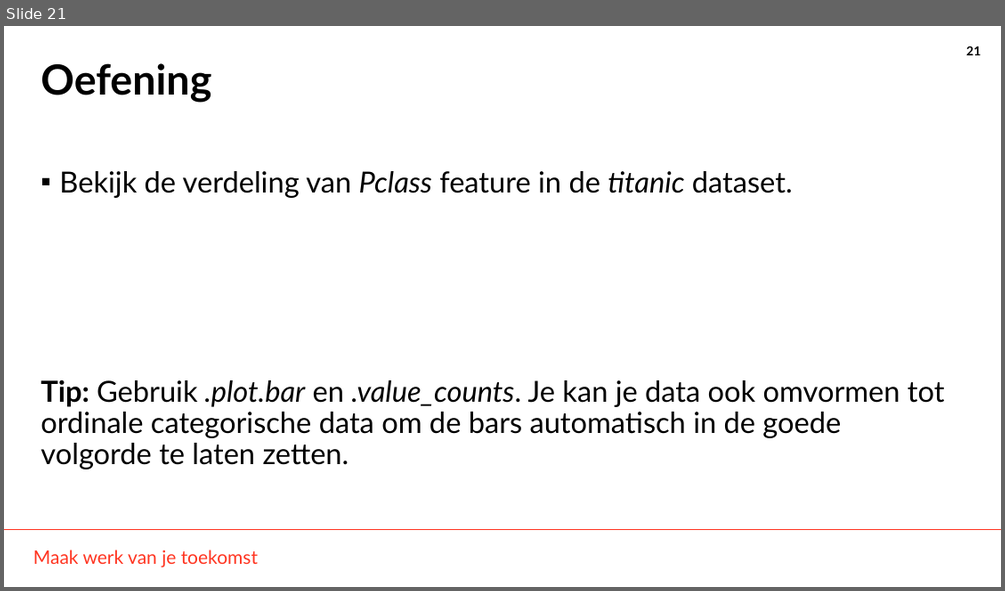
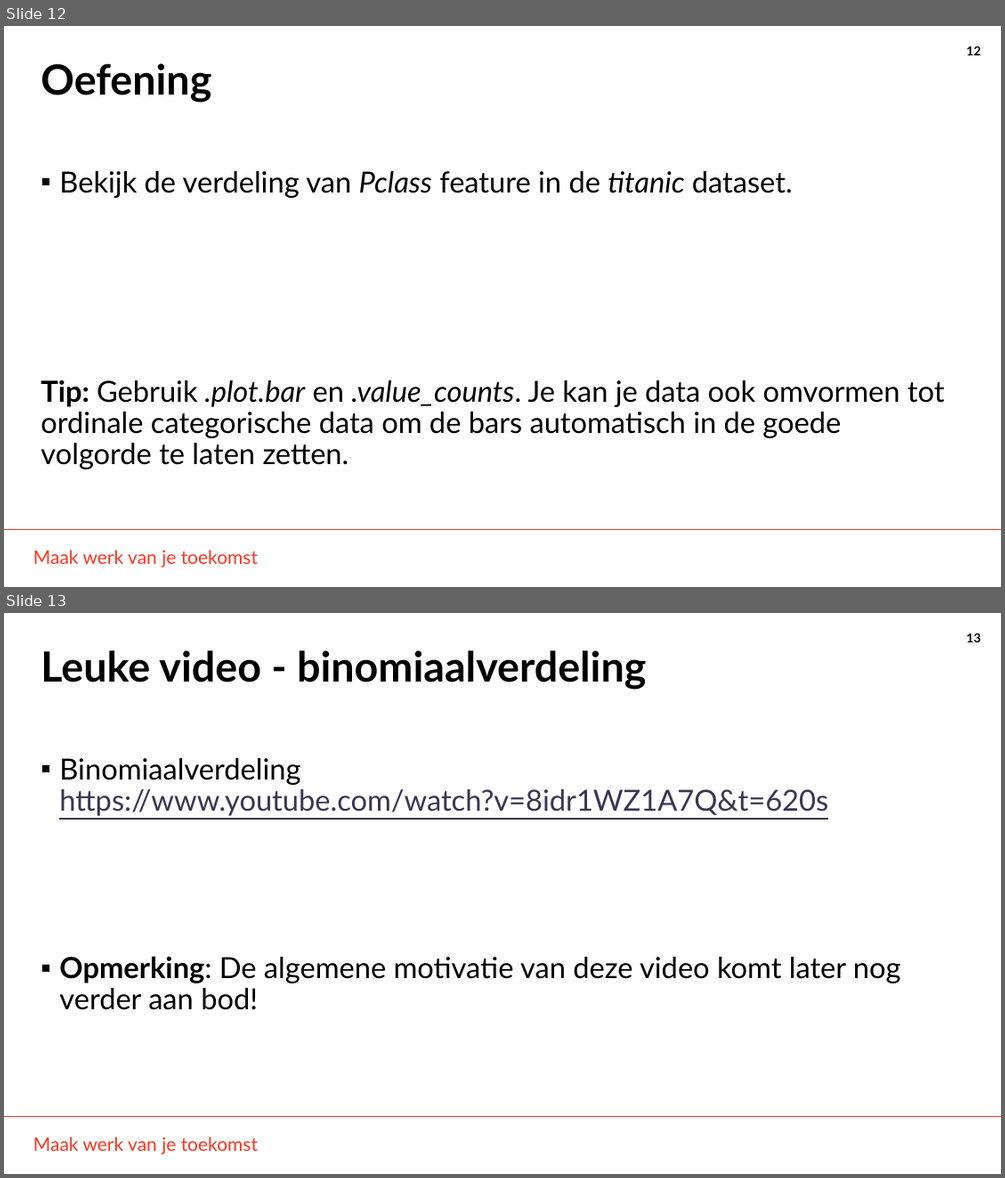
Before and after one commit to THellemans/data-science-syntra-ab, a slide deck: 06 statistiek/04 Numerieke data verdelingen verkennen/04 Numerieke data verdelingen verkennen.pptx. Shown one above the other, each under a label of ours: slide 21 before the commit, slides 12 and 13 after it. The pictures are 1005x591 and 1005x1178 pixels, drawn with LibreOffice and Linux fonts; fonts in the diff are those of the drawing; background and template pictures are left out. Boxes give left, top, right and bottom in pixels: in the first picture for what was removed or moved away, otherwise in the second. Text is boxed around its words. In the diff, an @@ line names an element or a change of style, - is before the commit and + after.

```diff
--- a/06 statistiek/04 Numerieke data verdelingen verkennen/04 Numerieke data verdelingen verkennen.pptx
+++ b/06 statistiek/04 Numerieke data verdelingen verkennen/04 Numerieke data verdelingen verkennen.pptx
@@ slide 13 added at box(4, 613, 1001, 1174), background #FFFFFF; not listed: 3 template elements that a slide beside it also shows @@
@@ title added at box(40, 650, 646, 690), 40 pt, text #000000, bold @@
+Leuke video - binomiaalverdeling
@@ text added at box(59, 758, 901, 1010), 28 pt, text #000000 @@
+▪ Binomiaalverdeling
+  https://www.youtube.com/watch?v=8idr1WZ1A7Q&t=620s
+▪ Opmerking: De algemene motivatie van deze video komt later nog verder aan bod!
@@ what was slide 21 is now slide 12 @@
@@ page number at box(966, 46, 980, 55): text changed @@
-21
+12
```
Also in this commit, not shown: 10 slides changed, 3 other slides added, 2 slides removed, 3 other files.
